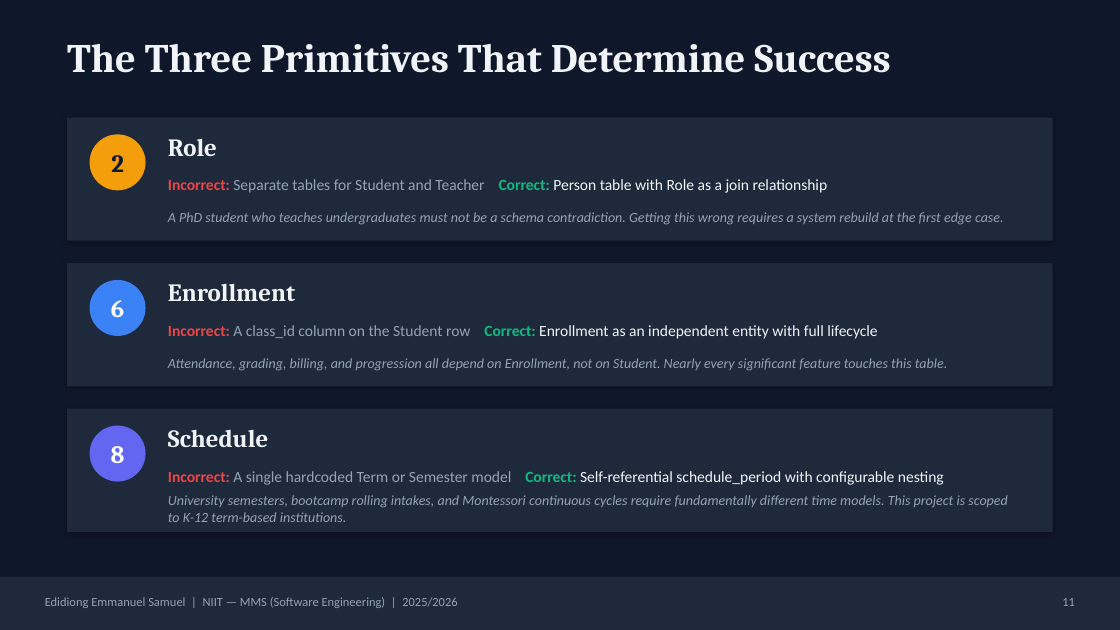
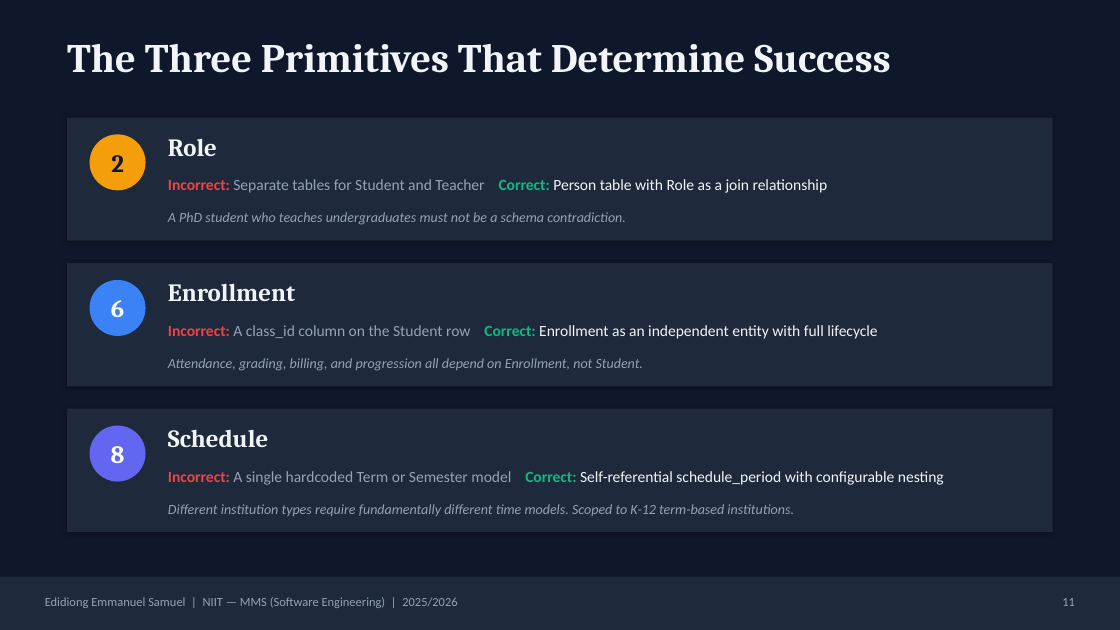
Before and after one commit to Deushomo1st/SchoolHub, a slide deck: slide 11 of docs/School Management Software.pptx. Drawn at 1120x630 pixels with LibreOffice and Linux fonts; fonts in the diff are those of the drawing. Boxes give left, top, right and bottom in pixels: in the first picture for what was removed or moved away, otherwise in the second. Text is boxed around its words. In the diff, an @@ line names an element or a change of style, - is before the commit and + after.

```diff
--- a/docs/School Management Software.pptx
+++ b/docs/School Management Software.pptx
@@ text at bbox=[168, 212, 626, 225]: text changed @@
-A PhD student who teaches undergraduates must not be a schema contradiction. Getting this wrong requires a system rebuild at the first edge case.
+A PhD student who teaches undergraduates must not be a schema contradiction.
@@ text at bbox=[168, 358, 643, 371]: text changed @@
-Attendance, grading, billing, and progression all depend on Enrollment, not on Student. Nearly every significant feature touches this table.
+Attendance, grading, billing, and progression all depend on Enrollment, not Student.
@@ text at bbox=[168, 504, 794, 516]: text changed @@
-University semesters, bootcamp rolling intakes, and Montessori continuous cycles require fundamentally different time models. This project is scoped to K-12 term-based institutions.
+Different institution types require fundamentally different time models. Scoped to K-12 term-based institutions.
```
Also in this commit, not shown: 12 other slides changed, 1 slide added, 25 other files.
